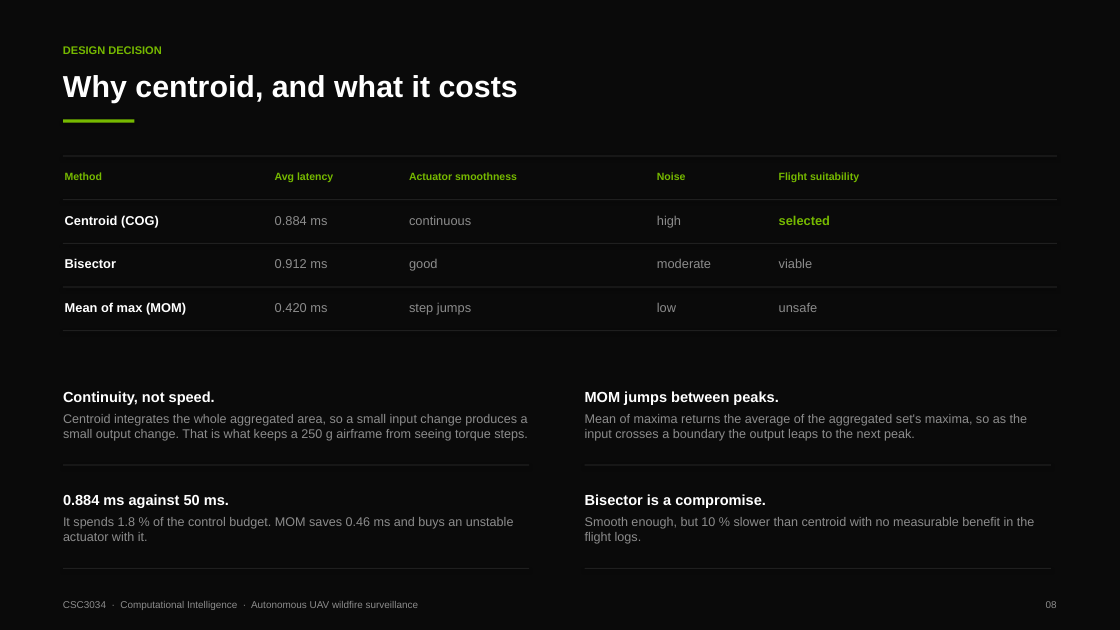
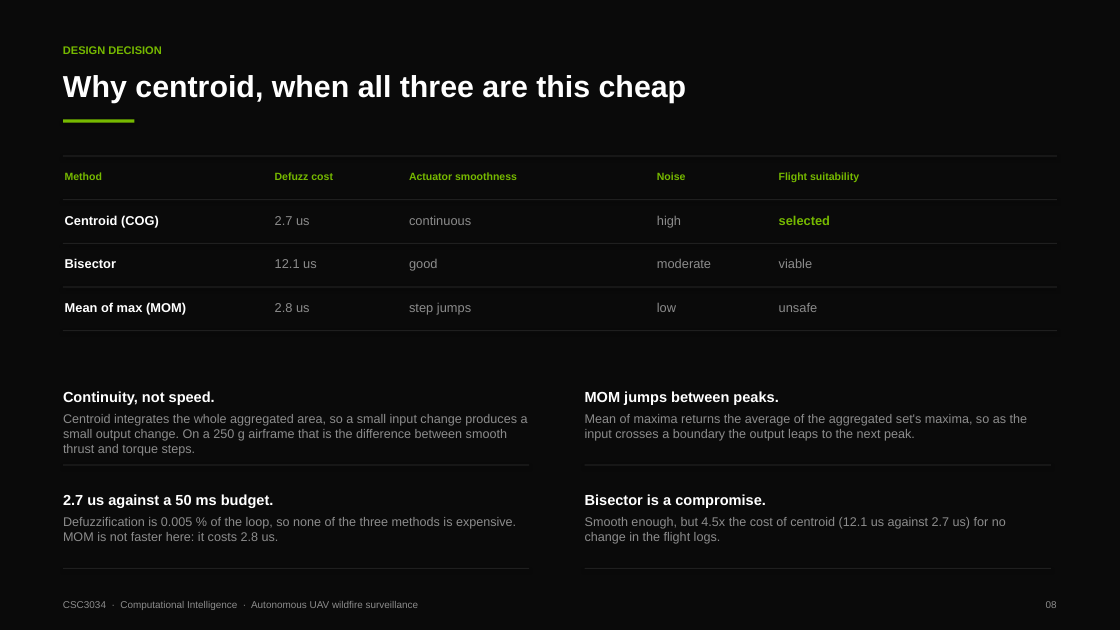
Before and after one commit to 123haiku/csc3034-fuzzy-wildfire-sim, a slide deck: slide 8 of docs/presentation/CSC3034_Presentation_Slides.pptx. Drawn at 1120x630 pixels with LibreOffice and Linux fonts; fonts in the diff are those of the drawing. Boxes give left, top, right and bottom in pixels: in the first picture for what was removed or moved away, otherwise in the second. Text is boxed around its words. In the diff, an @@ line names an element or a change of style, - is before the commit and + after.

```diff
--- a/docs/presentation/CSC3034_Presentation_Slides.pptx
+++ b/docs/presentation/CSC3034_Presentation_Slides.pptx
@@ text at <box>63,75,687,103</box>: text changed @@
-Why centroid, and what it costs
+Why centroid, when all three are this cheap
@@ table at <box>63,155,991,330</box> @@
-row 1, column 2: Avg latency
+row 1, column 2: Defuzz cost
-row 2, column 2: 0.884 ms
+row 2, column 2: 2.7 us
-row 3, column 2: 0.912 ms
+row 3, column 2: 12.1 us
-row 4, column 2: 0.420 ms
+row 4, column 2: 2.8 us
@@ text at <box>63,414,528,456</box>: text changed @@
-Centroid integrates the whole aggregated area, so a small input change produces a small output change. That is what keeps a 250 g airframe from seeing torque steps.
+Centroid integrates the whole aggregated area, so a small input change produces a small output change. On a 250 g airframe that is the difference between smooth thrust and torque steps.
@@ text at <box>63,494,274,508</box>: text changed @@
-0.884 ms against 50 ms.
+2.7 us against a 50 ms budget.
@@ text at <box>63,517,516,541</box>: text changed @@
-It spends 1.8 % of the control budget. MOM saves 0.46 ms and buys an unstable actuator with it.
+Defuzzification is 0.005 % of the loop, so none of the three methods is expensive. MOM is not faster here: it costs 2.8 us.
@@ text at <box>585,517,1006,544</box>: text changed @@
-Smooth enough, but 10 % slower than centroid with no measurable benefit in the flight logs.
+Smooth enough, but 4.5x the cost of centroid (12.1 us against 2.7 us) for no change in the flight logs.
```
Also in this commit, not shown: 5 other slides changed, 8 other files.
